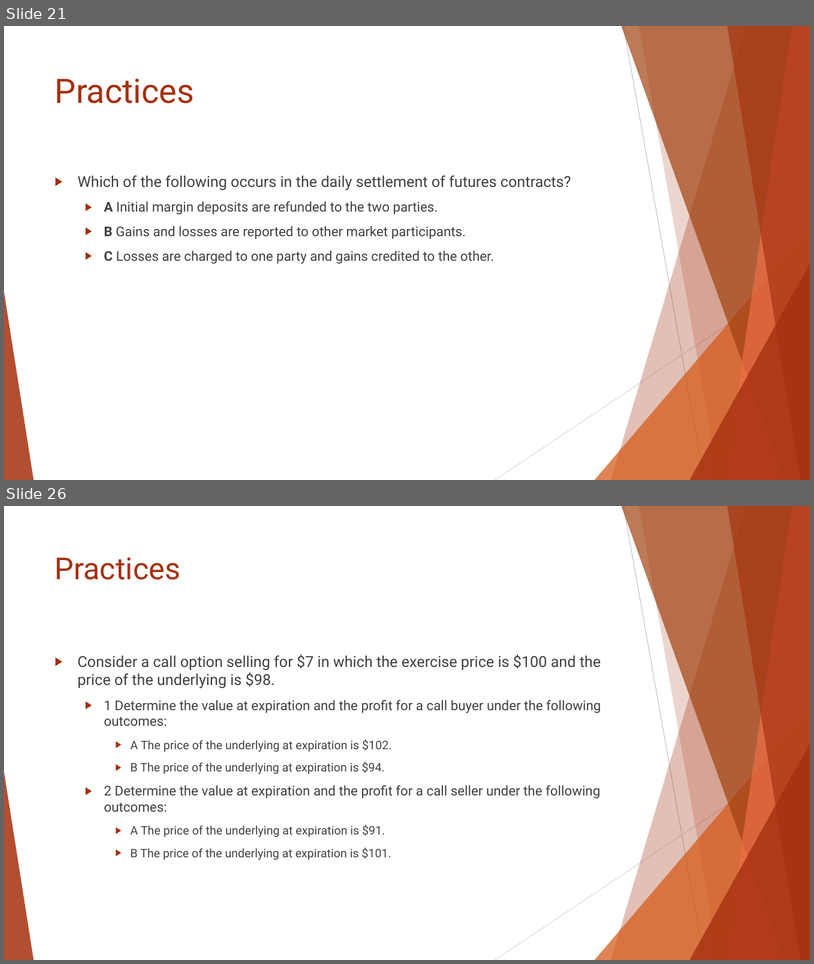
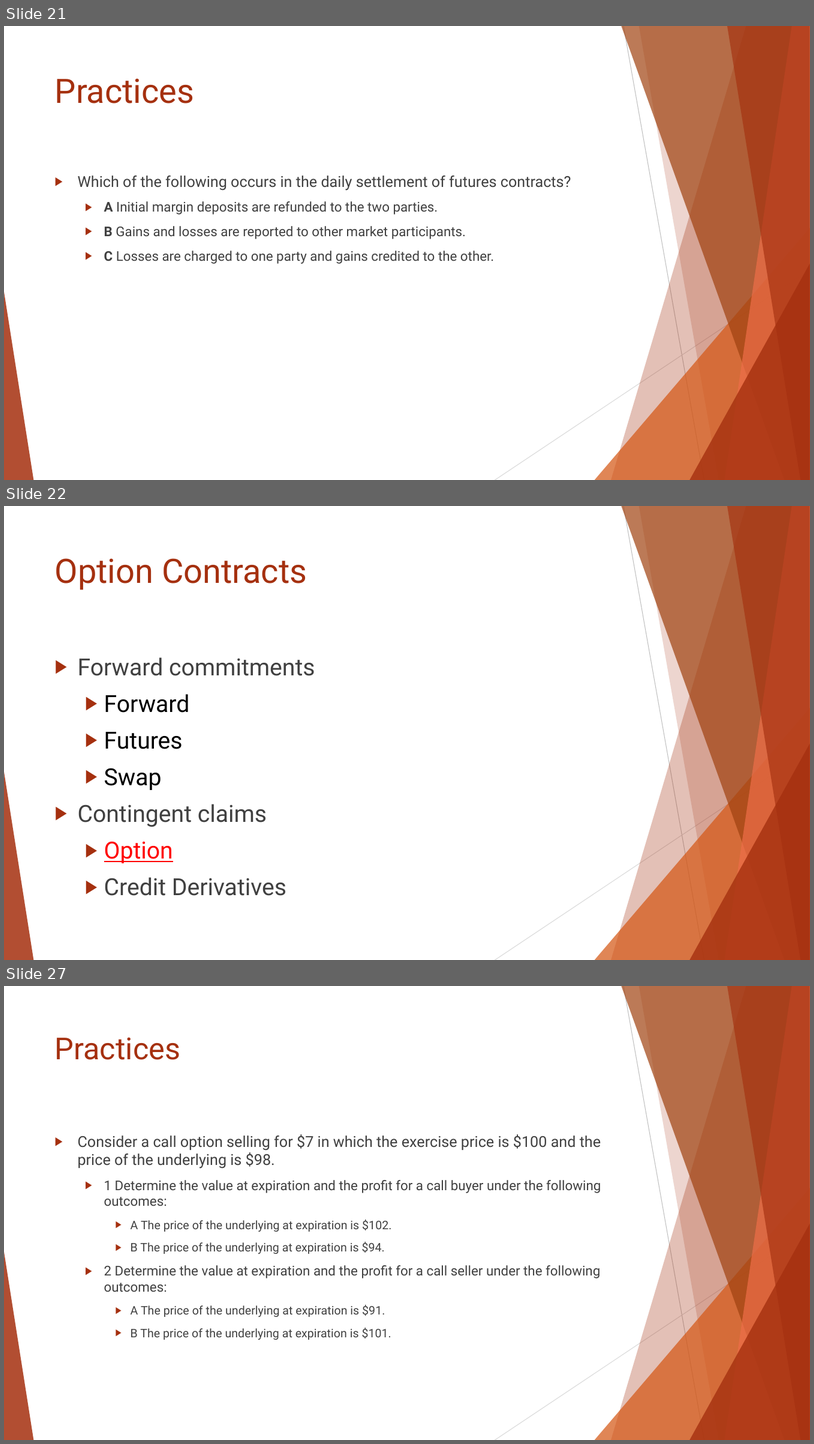
Before and after one commit to Isco0530/data, a slide deck: Reading 45.pptx. Shown one above the other, each under a label of ours: slides 21 and 26 before the commit, slides 21, 22 and 27 after it; the slides between them are not shown. The pictures are 814x964 and 814x1444 pixels, drawn with LibreOffice and Linux fonts; fonts in the diff are those of the drawing. Boxes give left, top, right and bottom in pixels: in the first picture for what was removed or moved away, otherwise in the second. Text is boxed around its words. In the diff, an @@ line names an element or a change of style, - is before the commit and + after.

```diff
--- a/Reading 45.pptx
+++ b/Reading 45.pptx
@@ slide 22 added at (4, 506, 810, 960), background #FFFFFF; not listed: 10 template elements that a slide beside it also shows @@
@@ title added at (55, 558, 307, 590), 40 pt, text #A5300F @@
+Option Contracts
@@ text added at (78, 657, 315, 895), 28 pt, text #404040 @@
+▶ Forward commitments
+  ▶ Forward
+  ▶ Futures
+  ▶ Swap
+▶ Contingent claims
+  ▶ Option
+  ▶ Credit Derivatives
@@ what was slide 26 is now slide 27 @@
```
Also in this commit, not shown: 5 slides changed.
